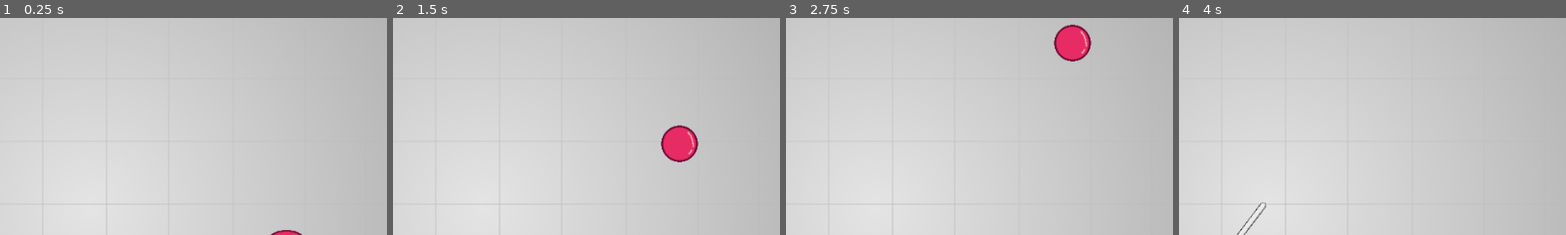
Above: before the commit, frames 1-4 (left to right).
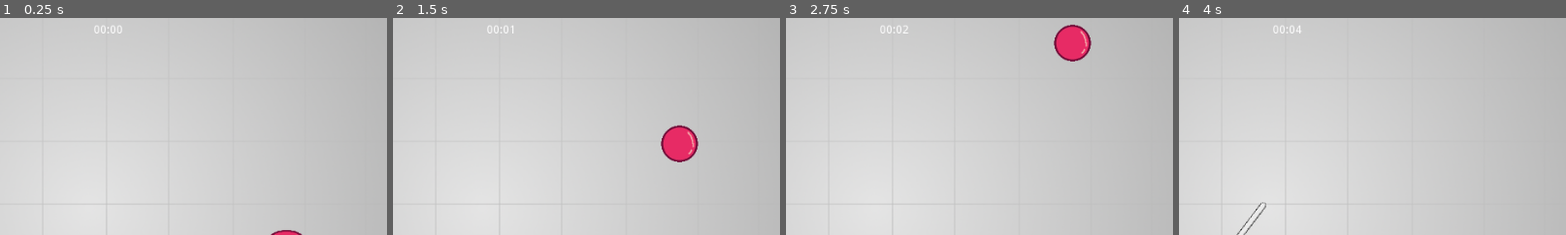
Above: after the commit, the same moments.

Repository: Zircon332/Sawblader
Game: Godot game, scene res://scenes/main.tscn
Two runs of this game, one before a commit and one after it. Both use one fixed random seed, a clock stepped at 60 frames per second and the inputs below.
Inputs (mouse positions are % of the whole screen's width and height, from its top left):
- Up to frame 1 (0.25 s): no input
- Up to frame 2 (1.5 s): move the mouse to (72, 45) at 0.52 s; hold D (move_right) 0.53-1.28 s; click (72, 45) at 0.6 s; move the mouse to (30, 55) at 1.27 s; hold S (move_down) from 1.28 s (still down); click (30, 55) at 1.35 s
- Up to frame 3 (2.75 s): move the mouse to (60, 28) at 2.02 s; release S (move_down) at 2.03 s; hold D (move_right) from 2.03 s (still down); click (60, 28) at 2.1 s
- Up to frame 4 (4 s): move the mouse to (45, 70) at 2.77 s; release D (move_right) at 2.78 s; hold W (move_up) 2.78-3.53 s; click (45, 70) at 2.85 s; move the mouse to (80, 65) at 3.52 s; hold A (move_left) from 3.53 s (still down); click (80, 65) at 3.6 s
The pictures show only the part of the screen within x 36-86%, y 1-51%; the shares and areas given below are measured in that part.

The runs differ from the first frame. In frame 1, less than 0.1% of the frame differs, in the area x 24-32%, y 3-8%; in frame 2, less than 0.1%; in frame 3, less than 0.1%; in frame 4, less than 0.1%.

Commit message:
added timer

Diff:
--- /dev/null
+++ b/scenes/hud.gd
@@ -0,0 +1,7 @@
+extends Control
+
+
+func set_time(time_elapsed):
+	var minutes = time_elapsed / 60
+	var seconds = int(time_elapsed) % 60
+	$CenterContainer/StopwatchLabel.text = ("%02d:%02d" % [minutes, seconds])
--- a/scenes/main.gd
+++ b/scenes/main.gd
@@ -6,6 +6,7 @@
 onready var spawner = $Spawner
 
 var game_state = GAME_STATES.START
+var time_elapsed = 0
 
 
 func _ready():
@@ -13,6 +14,7 @@
 
 
 func start_game():
+	game_state = GAME_STATES.PLAY
 	spawner.start_spawn()
 
 
@@ -22,7 +24,11 @@
 			pass
 
 		GAME_STATES.PLAY:
-			pass
+			time_elapsed += delta
 
 		GAME_STATES.END:
 			pass
+
+
+func _process(delta):
+	$UI/HUD.set_time(time_elapsed)
--- a/scenes/main.tscn
+++ b/scenes/main.tscn
@@ -7,6 +7,7 @@
 [ext_resource path="res://entities/saw/saw.tscn" type="PackedScene" id=5]
 [ext_resource path="res://entities/wall/wall.tscn" type="PackedScene" id=6]
 [ext_resource path="res://assets/background.png" type="Texture" id=7]
+[ext_resource path="res://scenes/hud.gd" type="Script" id=8]
 
 [node name="Main" type="Node2D"]
 script = ExtResource( 2 )
@@ -16,13 +17,13 @@
 texture = ExtResource( 7 )
 centered = false
 
-[node name="CanvasLayer" type="CanvasLayer" parent="."]
+[node name="UI" type="CanvasLayer" parent="."]
 
-[node name="StartScreen" type="Control" parent="CanvasLayer"]
+[node name="StartScreen" type="Control" parent="UI"]
 anchor_right = 1.0
 anchor_bottom = 1.0
 
-[node name="Title" type="RichTextLabel" parent="CanvasLayer/StartScreen"]
+[node name="Title" type="RichTextLabel" parent="UI/StartScreen"]
 margin_left = 32.0
 margin_top = 33.0
 margin_right = 106.0
@@ -32,20 +33,42 @@
 text = "Sawblader"
 scroll_active = false
 
-[node name="Text1" type="RichTextLabel" parent="CanvasLayer/StartScreen"]
+[node name="Text1" type="RichTextLabel" parent="UI/StartScreen"]
 margin_left = 50.0
 margin_top = 434.0
 margin_right = 153.0
 margin_bottom = 454.0
 text = "WASD to move"
 
-[node name="Text2" type="RichTextLabel" parent="CanvasLayer/StartScreen"]
+[node name="Text2" type="RichTextLabel" parent="UI/StartScreen"]
 margin_left = 49.0
 margin_top = 457.0
 margin_right = 159.0
 margin_bottom = 477.0
 rect_min_size = Vector2( 0, 20 )
 text = "LMB to swing"
+
+[node name="HUD" type="Control" parent="UI"]
+anchor_left = 0.5
+anchor_right = 0.5
+margin_left = -20.0
+margin_right = 20.0
+margin_bottom = 40.0
+script = ExtResource( 8 )
+
+[node name="CenterContainer" type="CenterContainer" parent="UI/HUD"]
+anchor_left = 0.5
+anchor_right = 0.5
+margin_left = -20.0
+margin_right = 20.0
+margin_bottom = 40.0
+
+[node name="StopwatchLabel" type="Label" parent="UI/HUD/CenterContainer"]
+margin_left = 2.0
+margin_top = 13.0
+margin_right = 38.0
+margin_bottom = 27.0
+text = "00:00"
 
 [node name="Spawner" parent="." instance=ExtResource( 1 )]
 position = Vector2( 73.1666, 47.4188 )
Not shown: 1 places in scenes/main.tscn that only renumber resources
